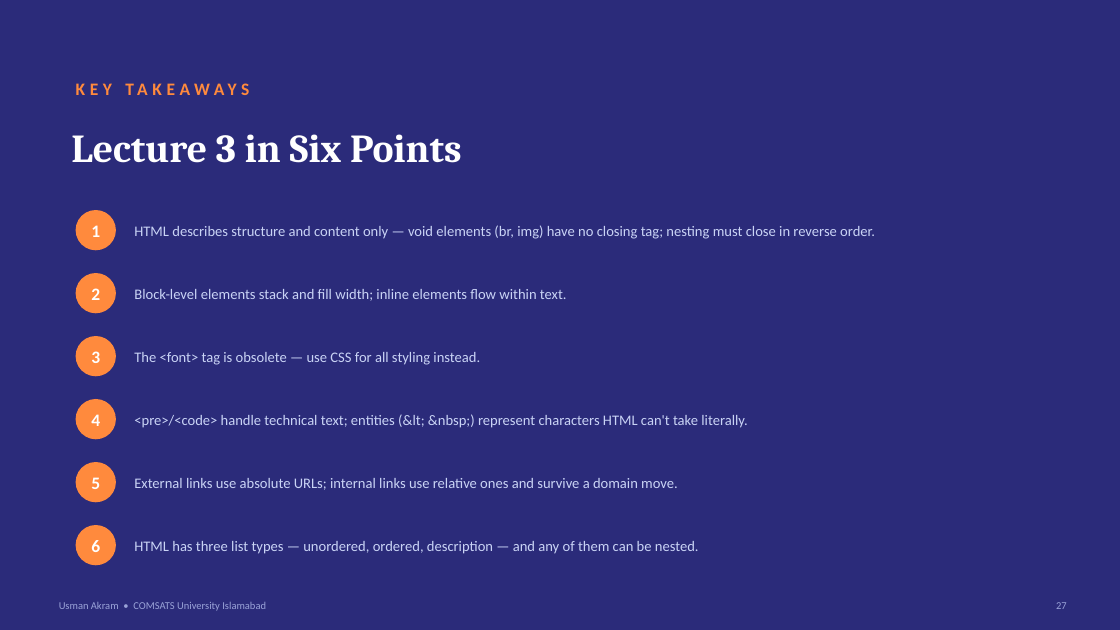
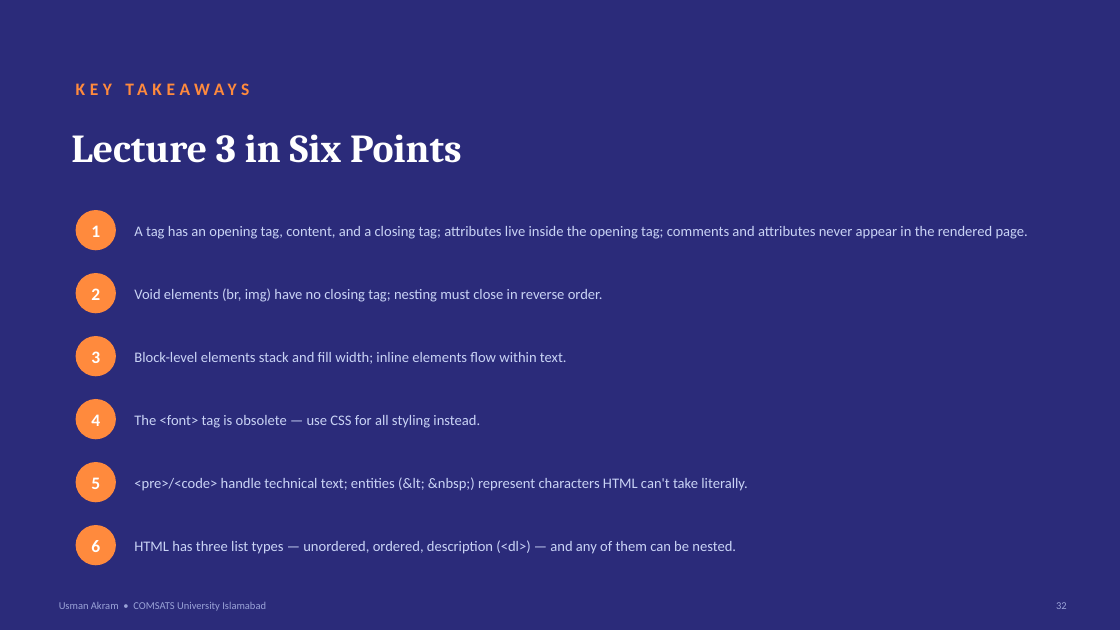
Before and after one commit to mua22/mern-web-book, a slide deck: slide 32 of slides/CSC336-Lecture-03-HTML-and-HTML5-Fundamentals.pptx (slide 27 before the commit). Drawn at 1120x630 pixels with LibreOffice and Linux fonts; fonts in the diff are those of the drawing. Boxes give left, top, right and bottom in pixels: in the first picture for what was removed or moved away, otherwise in the second. Text is boxed around its words. In the diff, an @@ line names an element or a change of style, - is before the commit and + after.

```diff
--- a/slides/CSC336-Lecture-03-HTML-and-HTML5-Fundamentals.pptx
+++ b/slides/CSC336-Lecture-03-HTML-and-HTML5-Fundamentals.pptx
@@ text at [134, 226, 1028, 239]: text changed @@
-HTML describes structure and content only — void elements (br, img) have no closing tag; nesting must close in reverse order.
+A tag has an opening tag, content, and a closing tag; attributes live inside the opening tag; comments and attributes never appear in the rendered page.
@@ text added at [134, 288, 603, 302], 12.5 pt, text #C9D3F5 @@
+Void elements (br, img) have no closing tag; nesting must close in reverse order.
@@ 3 texts: place and size @@
-3 texts at [134, 289, 747, 428]
+3 texts at [134, 352, 747, 491]
@@ text removed at [134, 478, 678, 490] @@
-External links use absolute URLs; internal links use relative ones and survive a domain move.
@@ text at [134, 540, 736, 554]: text changed @@
-HTML has three list types — unordered, ordered, description — and any of them can be nested.
+HTML has three list types — unordered, ordered, description (<dl>) — and any of them can be nested.
@@ text at [1056, 602, 1067, 609]: text changed @@
-27
+32
```
Also in this commit, not shown: 15 other slides changed, 14 slides added, 9 slides removed, 8 other files.
